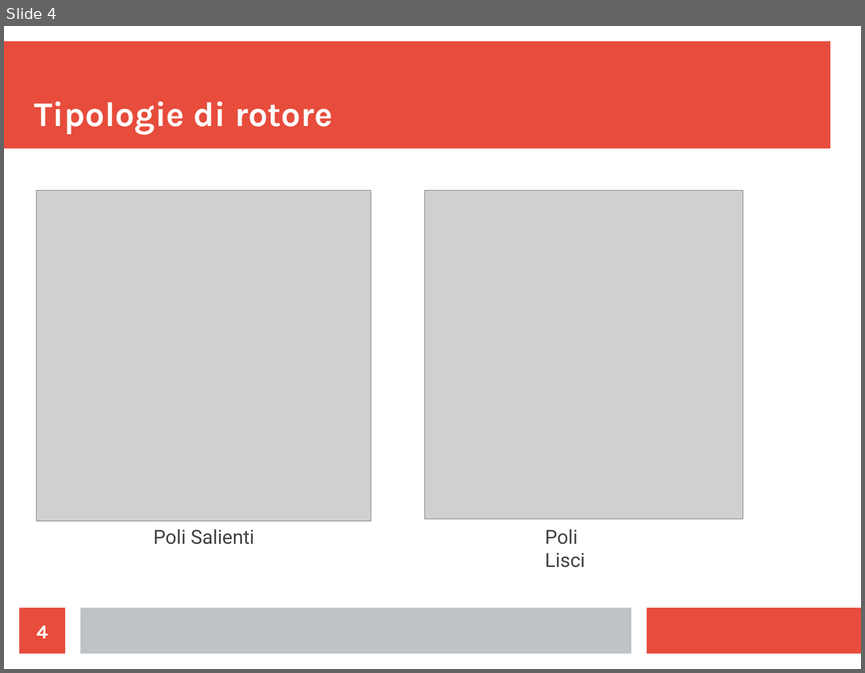
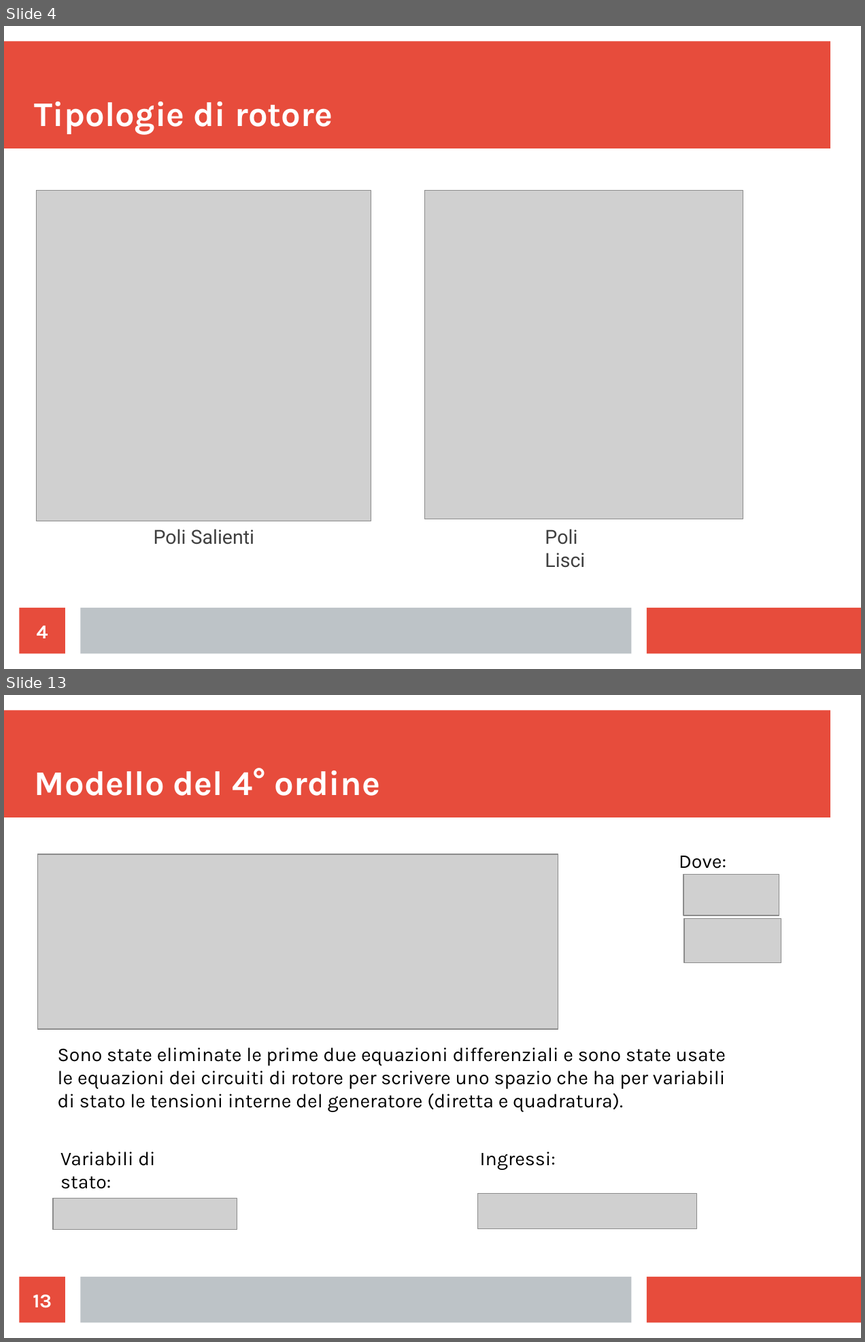
Before and after one commit to LeonardoSalustri/Tesi, a slide deck: Formule_presentazione/Presentazione.odp. Shown one above the other, each under a label of ours: slide 4 before the commit, slides 4 and 13 after it; the slides between them are not shown. The pictures are 865x673 and 865x1342 pixels, drawn with LibreOffice and Linux fonts; fonts in the diff are those of the drawing; grey boxes stand for pictures. Boxes give left, top, right and bottom in pixels: in the first picture for what was removed or moved away, otherwise in the second. Text is boxed around its words. In the diff, an @@ line names an element or a change of style, - is before the commit and + after.

```diff
--- a/Formule_presentazione/Presentazione.odp
+++ b/Formule_presentazione/Presentazione.odp
@@ slide 13 added at <box>4,695,861,1338</box>, background #FFFFFF; not listed: 3 template elements that a slide beside it also shows @@
@@ title added at <box>35,768,380,796</box>, 32 pt, text #FFFFFF, bold @@
+Modello del 4° ordine
@@ picture added at <box>37,854,558,1030</box> @@
@@ text added at <box>679,855,726,868</box>, 18 pt, text #000000 @@
+Dove:
@@ picture added at <box>683,874,779,915</box> @@
@@ picture added at <box>684,918,781,962</box> @@
@@ text added at <box>58,1047,725,1112</box>, 18 pt, text #000000 @@
+Sono state eliminate le prime due equazioni differenziali e sono state usate le equazioni dei circuiti di rotore per scrivere uno spazio che ha per variabili di stato le tensioni interne del generatore (diretta e quadratura).
@@ text added at <box>60,1151,155,1189</box>, 18 pt, text #000000 @@
+Variabili di stato:
@@ text added at <box>480,1151,555,1170</box>, 18 pt, text #000000 @@
+Ingressi:
@@ picture added at <box>53,1198,237,1230</box> @@
@@ picture added at <box>477,1193,697,1229</box> @@
@@ page number added at <box>20,1276,65,1323</box>, fill #E74C3C, 18 pt, text #FFFFFF, bold @@
+13
```
Also in this commit, not shown: 4 slides changed, 28 other slides added, 50 other files.
